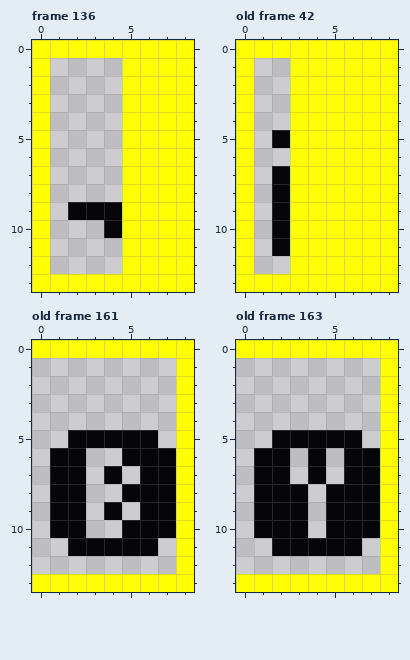
Two states of a pixel-art file, data/font/font_pix8.aseprite. Above, as it was before the edit.
9x14 pixels, 181 frames. Shown: frame 136, old frame 42, old frame 161, old frame 163. The commit also changed other frames, which this record leaves out.
After the commit:
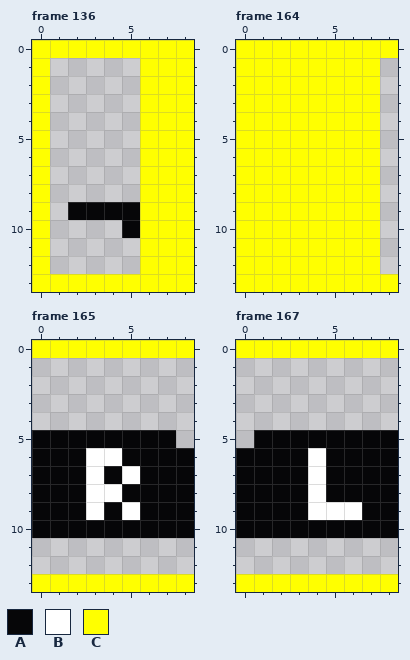
Palette (. is transparent): A #060608  B #ffffff  C #ffff00
A new or re-ordered frame is compared with the old frame closest to it.
Edits made:
frames 181 -> 200
Changed rows in their new state; - is an unchanged pixel.
Frame 136, layers "Layer 1", "mak glyph":
first column x 4:
 1 -.
 2 -.
 3 -.
 4 -.
 5 -.
 6 -.
 7 -.
 8 -.
 9 -A
10 .A
11 -.
12 -.
Frame 164 is new; against old frame 42, layers "Layer 1", "mak glyph":
first column x 1:
 1 CC-----.
 2 CC-----.
 3 CC-----.
 4 CC-----.
 5 CC-----.
 6 CC-----.
 7 CC-----.
 8 CC-----.
 9 CC-----.
10 CC-----.
11 CC-----.
12 CC-----.
Frame 165 is new; against old frame 161, layers "Layer 1", "mak glyph":
first column x 0:
 1 --------.
 2 --------.
 3 --------.
 4 --------.
 5 AA-----A.
 6 A--BB---A
 7 A--B-B--A
 8 A--BB---A
 9 A--B-B--A
10 A--AA---A
11 --.....-.
12 --------.
Frame 167 is new; against old frame 163, layers "Layer 1", "mak glyph":
first column x 0:
 1 --------.
 2 --------.
 3 --------.
 4 --------.
 5 -A-----AA
 6 A--ABA--A
 7 A--ABA--A
 8 A---B---A
 9 A---BBB-A
10 A---A---A
11 --.....-.
12 --------.
